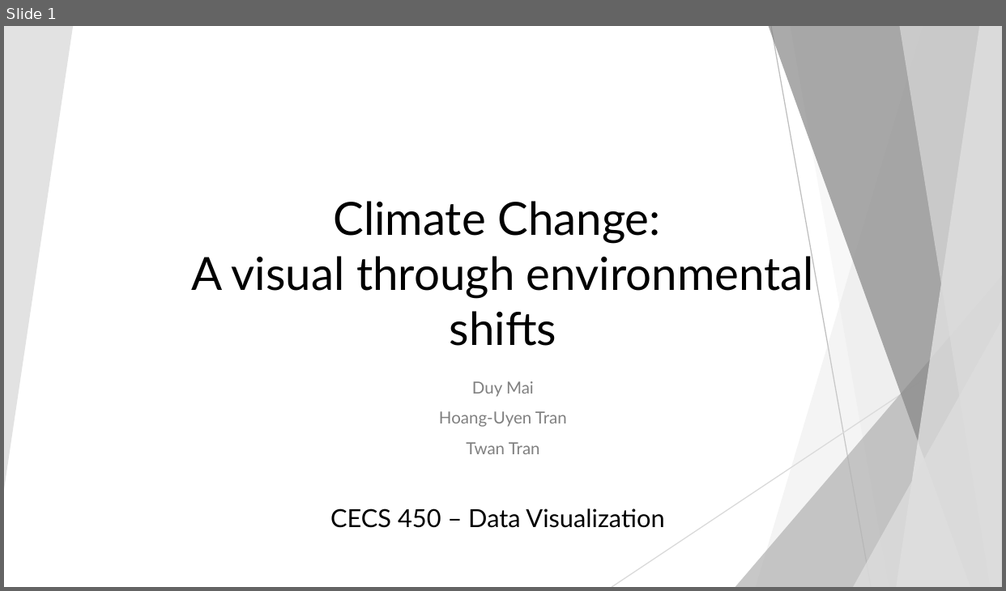
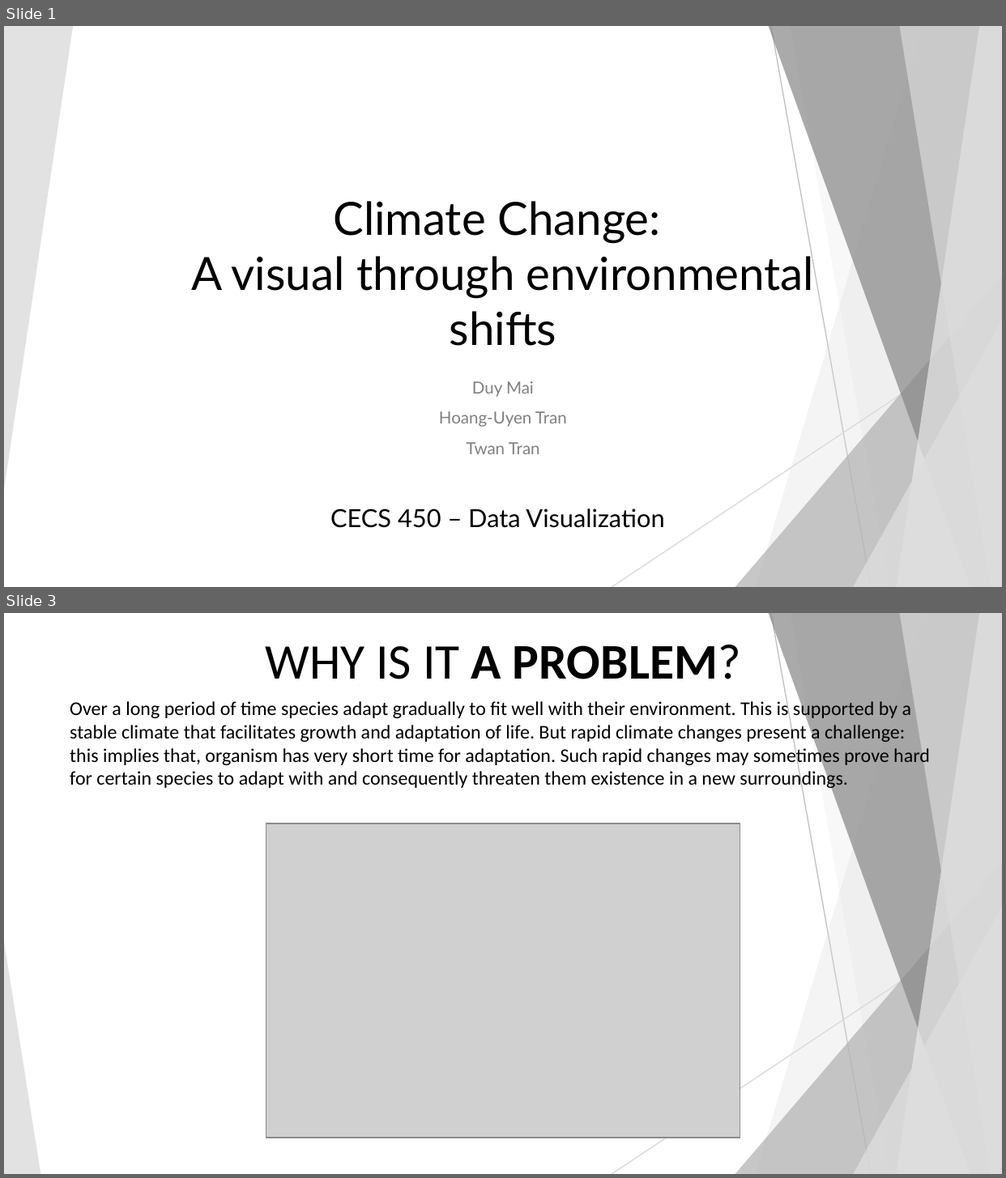
Before and after one commit to duymai85/CECS450-project, a slide deck: 450 Final Presentation.pptx. Shown one above the other, each under a label of ours: slide 1 before the commit, slides 1 and 3 after it; the slides between them are not shown. The pictures are 1006x591 and 1006x1178 pixels, drawn with LibreOffice and Linux fonts; fonts in the diff are those of the drawing; grey boxes stand for pictures. Boxes give left, top, right and bottom in pixels: in the first picture for what was removed or moved away, otherwise in the second. Text is boxed around its words. In the diff, an @@ line names an element or a change of style, - is before the commit and + after.

```diff
--- a/450 Final Presentation.pptx
+++ b/450 Final Presentation.pptx
@@ slide 3 added at [4,613,1002,1174], background #FFFFFF; not listed: 9 template elements that a slide beside it also shows @@
@@ title added at [265,645,741,679], 36 pt, text #000000 @@
+WHY IS IT A PROBLEM?
@@ text added at [70,699,930,790], 14 pt, text #000000 @@
+Over a long period of time species adapt gradually to fit well with their environment. This is supported by a stable climate that facilitates growth and adaptation of life. But rapid climate changes present a challenge: this implies that, organism has very short time for adaptation. Such rapid changes may sometimes prove hard for certain species to adapt with and consequently threaten them existence in a new surroundings.
@@ picture added at [266,824,740,1138] @@
@@ triangle added at [4,941,41,1174], fill #DDDDDD at 85% opacity @@
```
Also in this commit, not shown: 6 slides changed, 3 other slides added, 2 other files.
